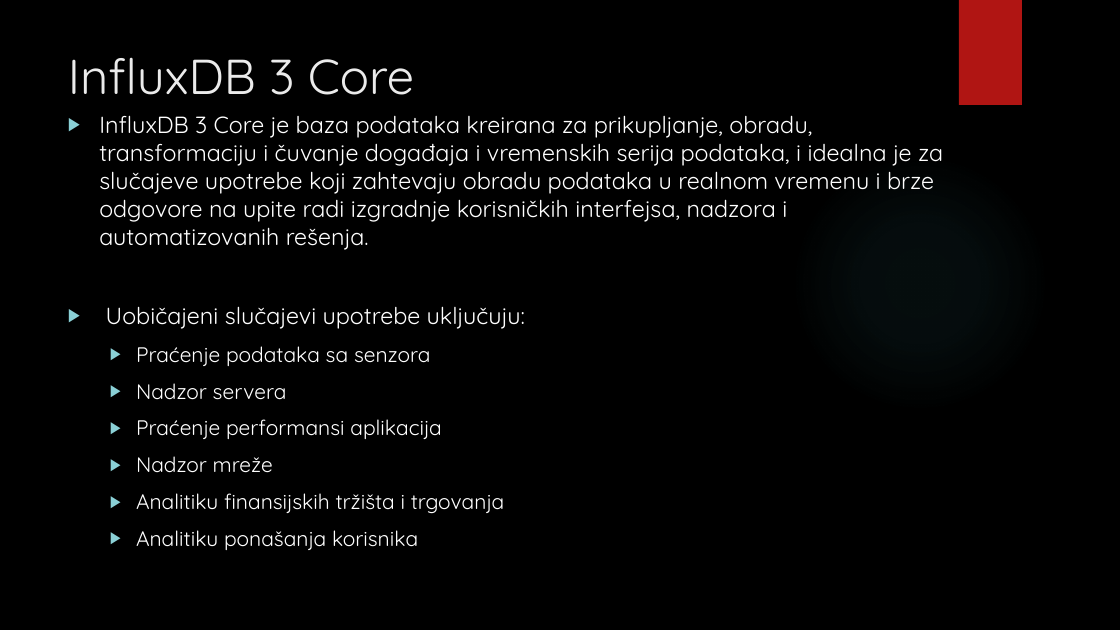
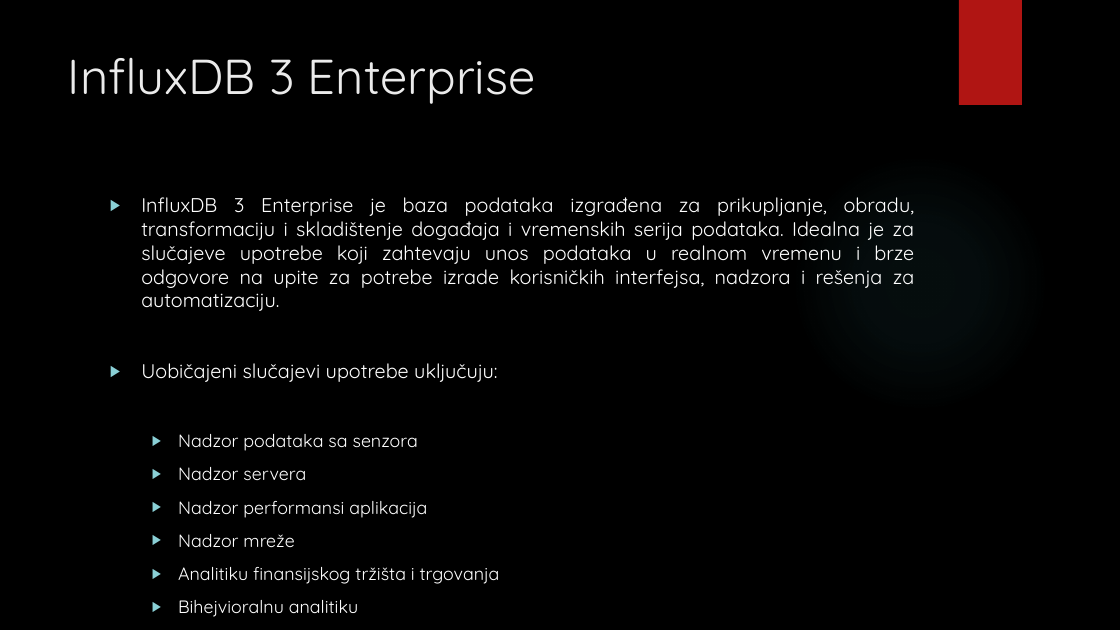
Before and after one commit to darkojotev/Database-Management-Systems, a slide deck: slide 3 of 3_HA/High availability rešenja kod InfluxDB baze podataka.pptx. Drawn at 1120x630 pixels with LibreOffice and Linux fonts; fonts in the diff are those of the drawing; background and template pictures are left out. Boxes give left, top, right and bottom in pixels: in the first picture for what was removed or moved away, otherwise in the second. Text is boxed around its words. In the diff, an @@ line names an element or a change of style, - is before the commit and + after.

```diff
--- a/3_HA/High availability rešenja kod InfluxDB baze podataka.pptx
+++ b/3_HA/High availability rešenja kod InfluxDB baze podataka.pptx
@@ title at bbox=[68, 58, 536, 104]: text changed @@
-InfluxDB 3 Core
+InfluxDB 3 Enterprise
@@ text "InfluxDB 3 Enterprise je baza ...": place and size @@
-text "InfluxDB 3 Enterprise je baza ..." at bbox=[99, 115, 943, 550]
+text "InfluxDB 3 Enterprise je baza ..." at bbox=[141, 197, 915, 584]
@@ text at bbox=[141, 197, 915, 311]: text changed; size 20 to 17 pt @@
-▶ InfluxDB 3 Core je baza podataka kreirana za prikupljanje, obradu, transformaciju i čuvanje događaja i vremenskih serija podataka, i idealna je za slučajeve upotrebe koji zahtevaju obradu podataka u realnom vremenu i brze odgovore na upite radi izgradnje korisničkih interfejsa, nadzora i automatizovanih rešenja.
+▶ InfluxDB 3 Enterprise je baza podataka izgrađena za prikupljanje, obradu, transformaciju i skladištenje događaja i vremenskih serija podataka. Idealna je za slučajeve upotrebe koji zahtevaju unos podataka u realnom vremenu i brze odgovore na upite za potrebe izrade korisničkih interfejsa, nadzora i rešenja za automatizaciju.
@@ text at bbox=[141, 363, 497, 547]: size 20 to 17 pt in "Uobičajeni slučajevi upotrebe uključuju:"; size 18 to 15.3 pt in "Nadzor servera", "Nadzor mreže" @@
@@ text at bbox=[178, 434, 418, 451]: text changed; size 18 to 15.3 pt @@
-  ▶ Praćenje podataka sa senzora
+  ▶ Nadzor podataka sa senzora
@@ text at bbox=[178, 501, 427, 518]: text changed; size 18 to 15.3 pt @@
-  ▶ Praćenje performansi aplikacija
+  ▶ Nadzor performansi aplikacija
@@ text at bbox=[178, 567, 500, 584]: text changed; size 18 to 15.3 pt @@
-  ▶ Analitiku finansijskih tržišta i trgovanja
-  ▶ Analitiku ponašanja korisnika
+  ▶ Analitiku finansijskog tržišta i trgovanja
+  ▶ Bihejvioralnu analitiku
```
Also in this commit, not shown: 13 slides added, 3 slides removed, 1 other file.
